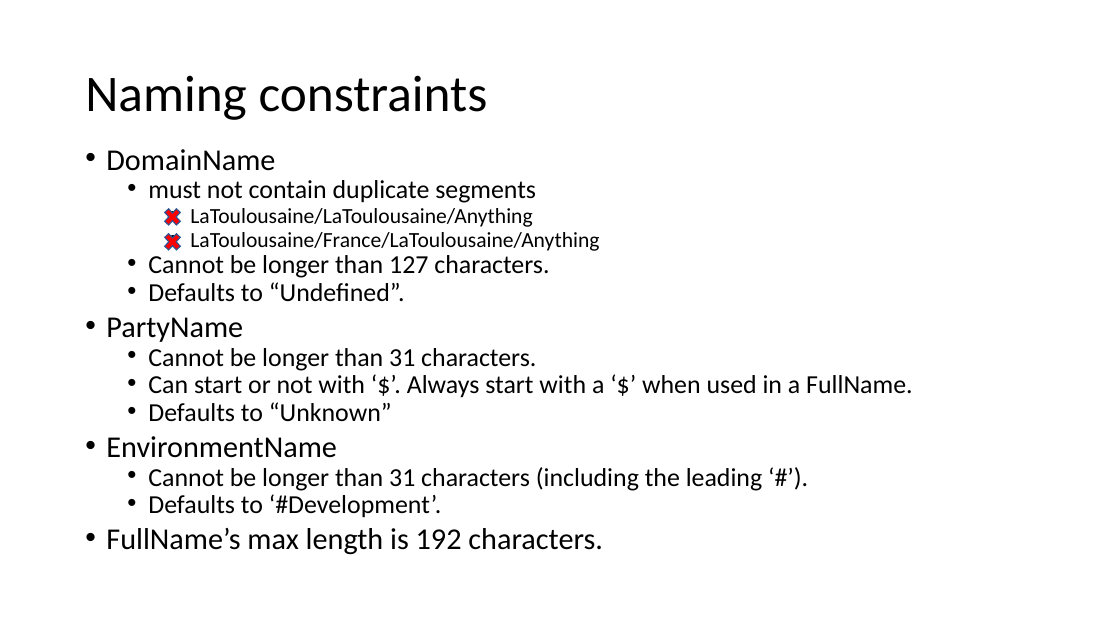
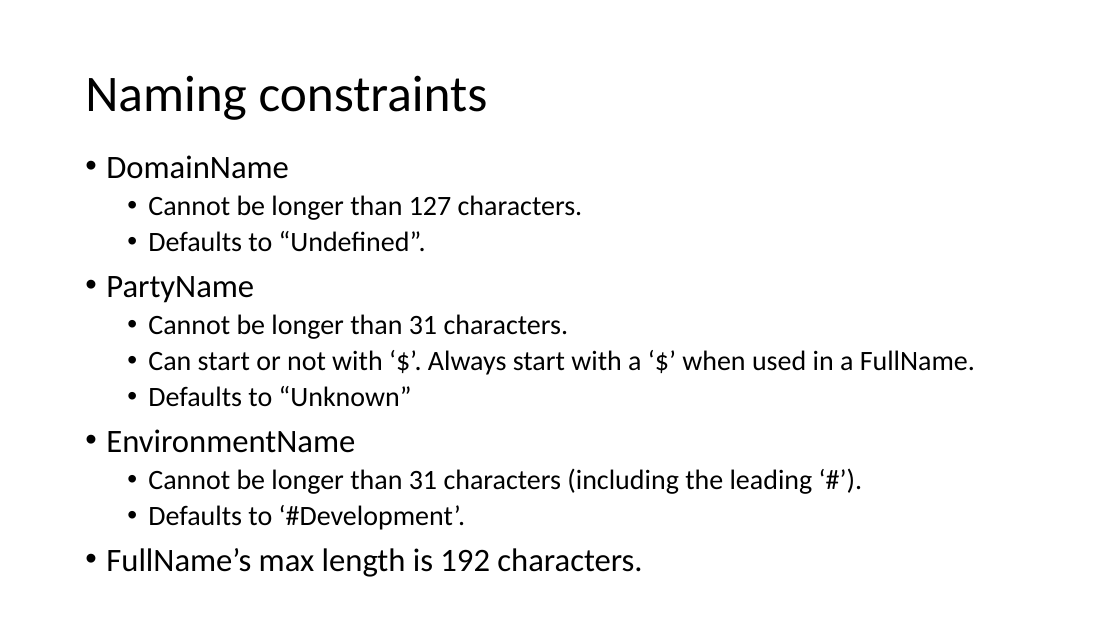
Before and after one commit to signature-opensource/CK-AppIdentity-Transport, a slide deck: slide 6 of Doc/CK-AppIdentity.pptx. Drawn at 1120x630 pixels with LibreOffice and Linux fonts; fonts in the diff are those of the drawing. Boxes give left, top, right and bottom in pixels: in the first picture for what was removed or moved away, otherwise in the second. Text is boxed around its words. In the diff, an @@ line names an element or a change of style, - is before the commit and + after.

Commit message:
Now that "composite" is clearer...
It is time to reintroduce the "LocalParty" notion.

```diff
--- a/Doc/CK-AppIdentity.pptx
+++ b/Doc/CK-AppIdentity.pptx
@@ text "DomainName" at [106,155,975,577]: size 25.9 to 28 pt in "DomainName", "PartyName", "EnvironmentName", "FullName’s max length is 192 characters."; size 22.2 to 24 pt in "Cannot be longer than 127 characters.", "Defaults to “Undefined”.", "Cannot be longer than 31 characters.", "Can start or not with ‘$’. Always ..." and 3 more places; line spacing 0.7 to 0.9 @@
@@ text at [148,180,599,251]: paragraphs removed @@
-  • must not contain duplicate segments
-    • LaToulousaine/LaToulousaine/Anything
-    • LaToulousaine/France/LaToulousaine/Anything
@@ cross removed at [161,205,184,229] @@
@@ cross removed at [161,230,184,255] @@
```
Also in this commit, not shown: 11 other slides changed, 1 slide added, 4 slides removed.
